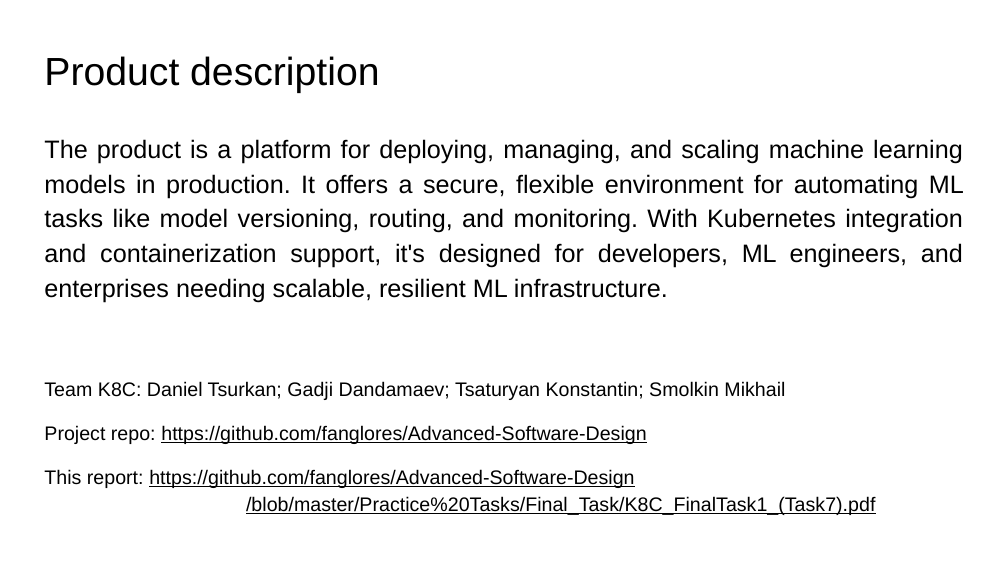
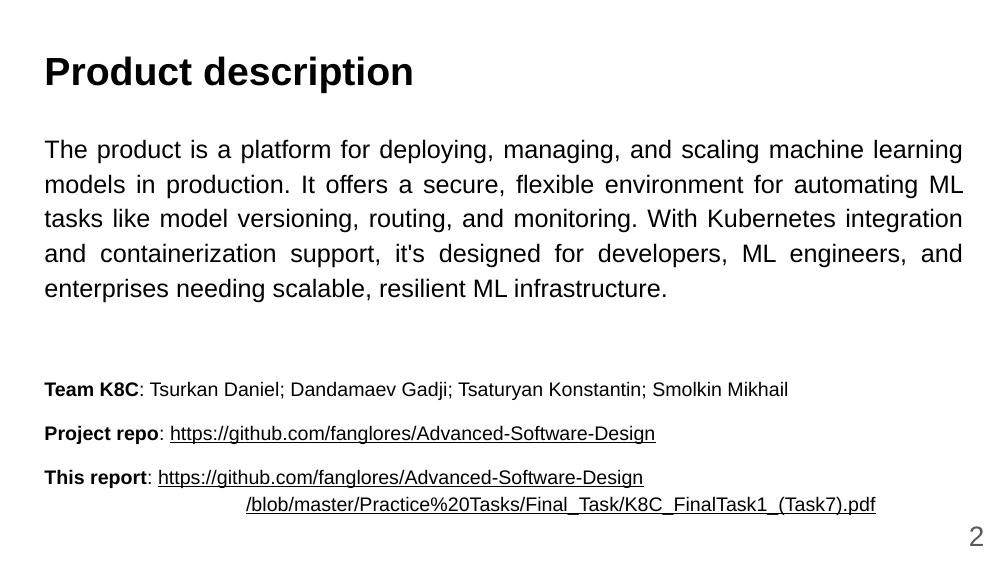
Before and after one commit to fanglores/Advanced-Software-Design, a slide deck: slide 2 of Practice Tasks/Final_Task/K8C_FinalTask1_(Task7).pptx. Drawn at 1008x567 pixels with LibreOffice and Linux fonts; fonts in the diff are those of the drawing. Boxes give left, top, right and bottom in pixels: in the first picture for what was removed or moved away, otherwise in the second. Text is boxed around its words. In the diff, an @@ line names an element or a change of style, - is before the commit and + after.

Commit message:
update final task

```diff
--- a/Practice Tasks/Final_Task/K8C_FinalTask1_(Task7).pptx
+++ b/Practice Tasks/Final_Task/K8C_FinalTask1_(Task7).pptx
@@ title "Product description" at (44,56,414,93): bold on @@
@@ text at (44,381,788,400): text changed @@
-Team K8C: Daniel Tsurkan; Gadji Dandamaev; Tsaturyan Konstantin; Smolkin Mikhail
+Team K8C: Tsurkan Daniel; Dandamaev Gadji; Tsaturyan Konstantin; Smolkin Mikhail
@@ text at (44,425,875,515): bold on in "Project repo:", "This report:" @@
@@ page number added at (969,526,985,546), 20 pt, text #595959 @@
+2
```
Also in this commit, not shown: 10 other slides changed, 3 slides added, 2 slides removed, 1 other file.
